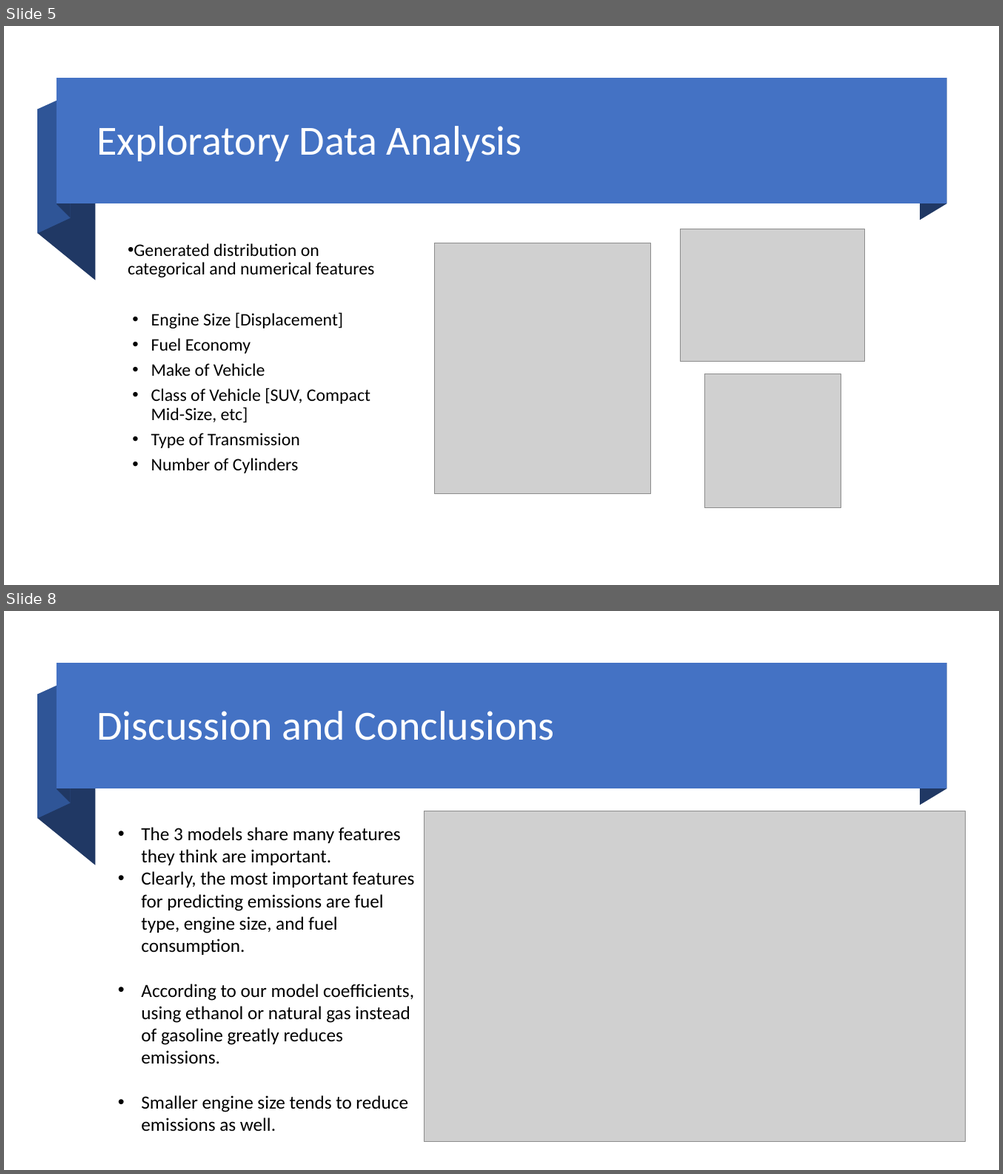
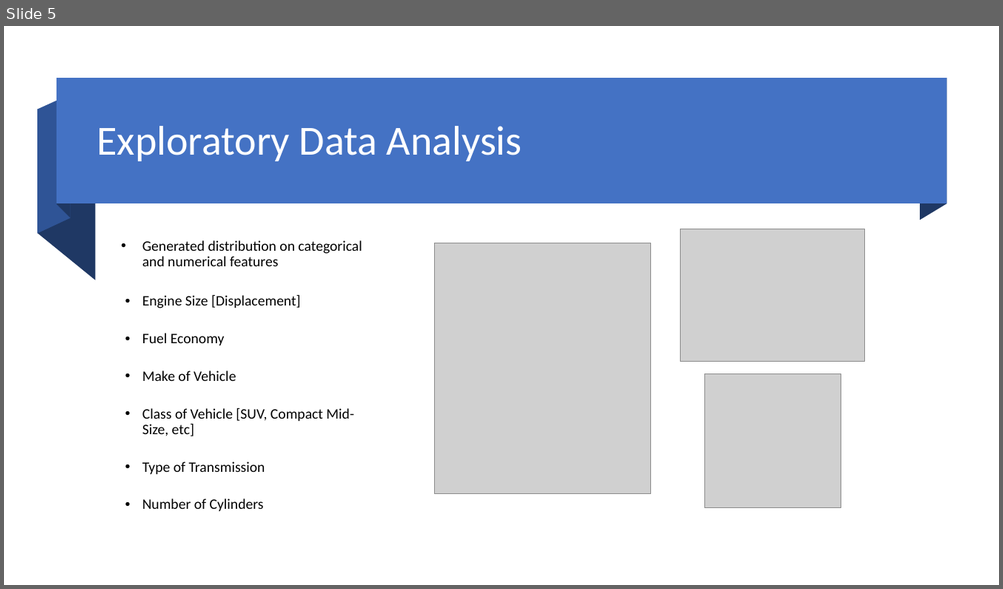
Before and after one commit to djlofland/DS621_F2020_Group3, a slide deck: Final Project/Group_3_FinalProject.pptx. Shown one above the other, each under a label of ours: slides 5 and 8 before the commit, slide 5 after it; the slides between them are not shown. The pictures are 1003x1174 and 1003x589 pixels, drawn with LibreOffice and Linux fonts; fonts in the diff are those of the drawing; grey boxes stand for pictures. Boxes give left, top, right and bottom in pixels: in the first picture for what was removed or moved away, otherwise in the second. Text is boxed around its words. In the diff, an @@ line names an element or a change of style, - is before the commit and + after.

```diff
--- a/Final Project/Group_3_FinalProject.pptx
+++ b/Final Project/Group_3_FinalProject.pptx
@@ slide 8 removed at box(4, 611, 999, 1170), background #FFFFFF @@
@@ group removed at box(37, 664, 946, 866): 4 freeform shapes, 1 rectangle @@
@@ title removed at box(97, 711, 555, 741) @@
-Discussion and Conclusions
@@ text removed at box(141, 827, 415, 1132) @@
-• The 3 models share many features they think are important.
-• Clearly, the most important features for predicting emissions are fuel type, engine size, and fuel consumption.
-• According to our model coefficients, using ethanol or natural gas instead of gasoline greatly reduces emissions.
-• Smaller engine size tends to reduce emissions as well.
@@ picture removed at box(424, 811, 966, 1142) @@
@@ slide 5 changed as well @@
@@ text "Generated distribution on categorical and ...": place and size @@
-text "Generated distribution on categorical and ..." at box(128, 244, 374, 474)
+text "Generated distribution on categorical and ..." at box(142, 241, 361, 511)
@@ text "Generated distribution on categorical and ..." at box(142, 241, 361, 511): size 17 to 14 pt; indent changed; less space between paragraphs @@
```
Also in this commit, not shown: 5 other slides changed, 1 slide added, 2 other slides removed, 3 other files.
